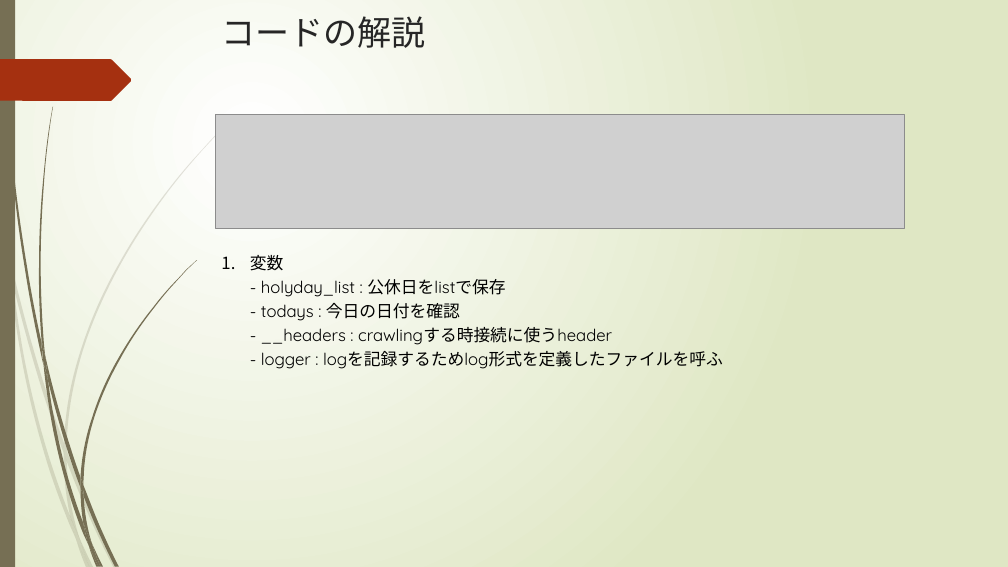
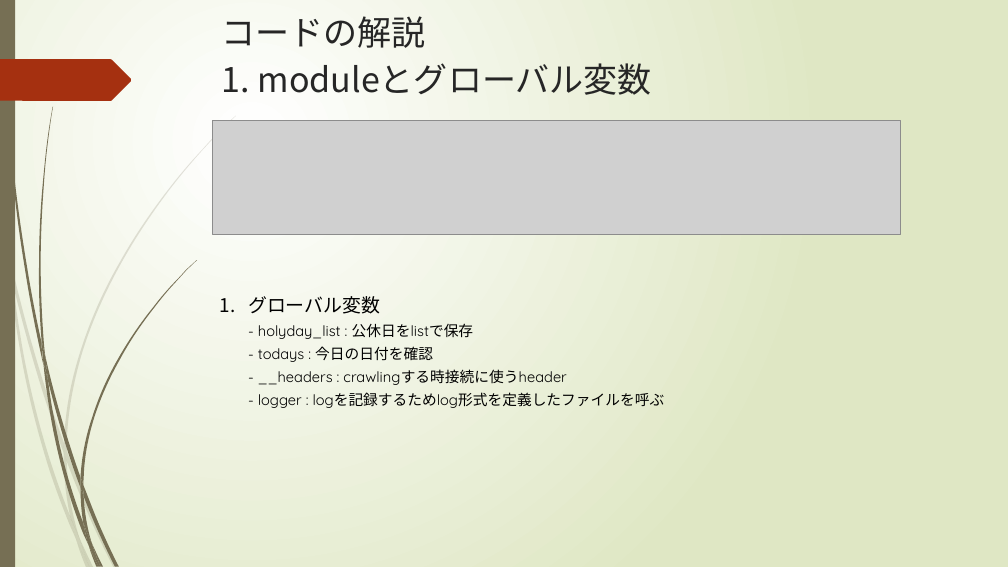
Before and after one commit to SangWooChun714/mirineglobal, a slide deck: slide 7 of crawlingコード解説.pptx. Drawn at 1008x567 pixels with LibreOffice and Linux fonts; fonts in the diff are those of the drawing; grey boxes stand for pictures. Boxes give left, top, right and bottom in pixels: in the first picture for what was removed or moved away, otherwise in the second. Text is boxed around its words. In the diff, an @@ line names an element or a change of style, - is before the commit and + after.

```diff
--- a/crawlingコード解説.pptx
+++ b/crawlingコード解説.pptx
@@ title at (222, 16, 652, 95): text changed @@
-コードの解説
+コードの解説
+1. moduleとグローバル変数
@@ picture: place and size @@
-picture at (216, 114, 904, 228)
+picture at (212, 120, 901, 234)
@@ text at (248, 296, 665, 408): text changed; size 16 to 14 pt @@
-1. 変数
-   - holyday_list : 公休日をlistで保存
-   - todays : 今日の日付を確認
-   - __headers : crawlingする時接続に使うheader
-   - logger : logを記録するためlog形式を定義したファイルを呼ふ
+1. グローバル変数
+   - holyday_list : 公休日をlistで保存
+   - todays : 今日の日付を確認
+   - __headers : crawlingする時接続に使うheader
+   - logger : logを記録するためlog形式を定義したファイルを呼ぶ
```
Also in this commit, not shown: 6 other slides changed, 6 slides added, 12 other files.
